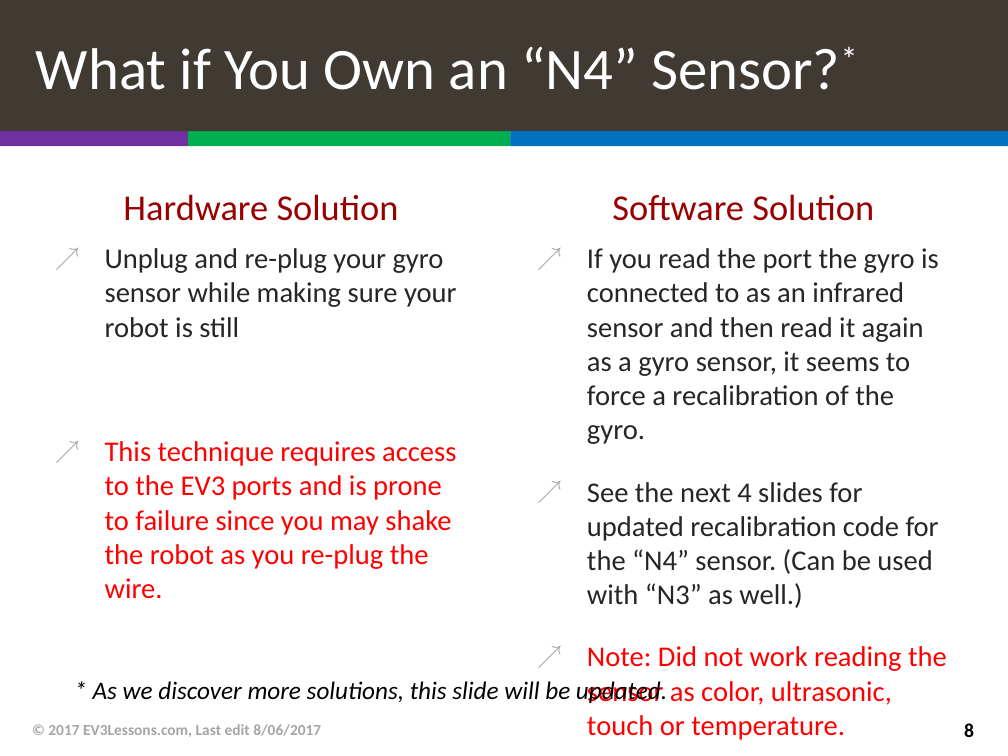
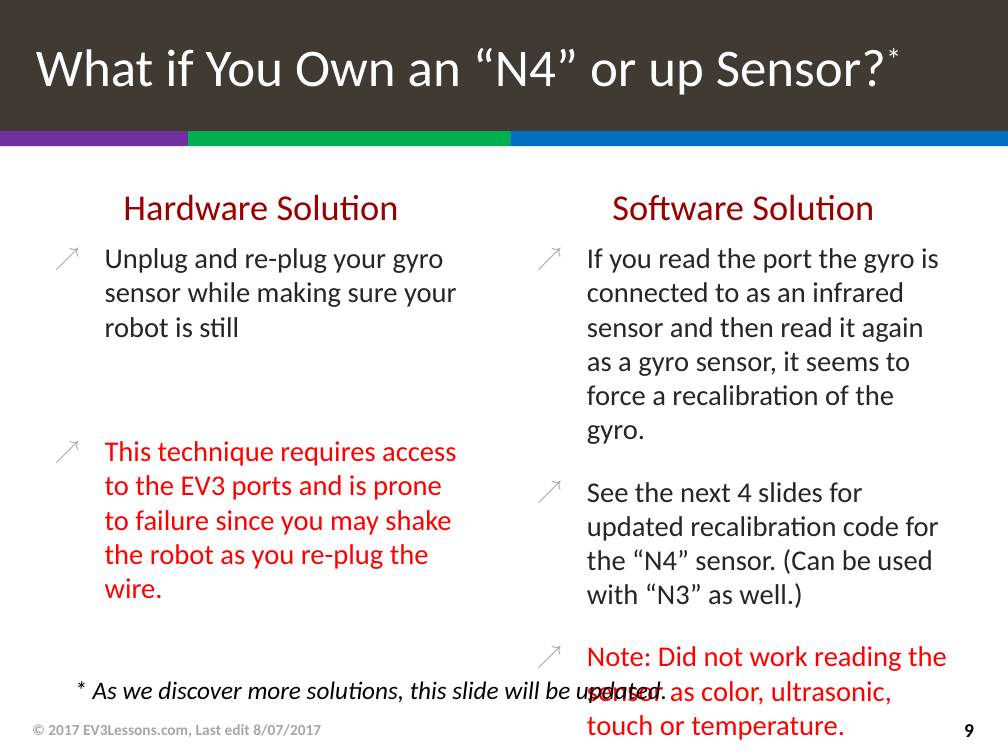
Before and after one commit to TheVinhLuong102/ev3lessons-classic, a slide deck: slide 9 of advanced/GyroRevisited.pptx (slide 8 before the commit). Drawn at 1008x756 pixels with LibreOffice and Linux fonts; fonts in the diff are those of the drawing. Boxes give left, top, right and bottom in pixels: in the first picture for what was removed or moved away, otherwise in the second. Text is boxed around its words. In the diff, an @@ line names an element or a change of style, - is before the commit and + after.

```diff
--- a/advanced/GyroRevisited.pptx
+++ b/advanced/GyroRevisited.pptx
@@ title at box(36, 48, 886, 95): text changed; size 42 to 37.8 pt @@
-What if You Own an “N4” Sensor?*
+What if You Own an “N4” or up Sensor?*
@@ text at box(48, 724, 321, 737): text changed @@
-© 2017 EV3Lessons.com, Last edit 8/06/2017
+© 2017 EV3Lessons.com, Last edit 8/07/2017
@@ page number at box(964, 724, 974, 737): text changed @@
-8
+9
```
Also in this commit, not shown: 12 other slides changed, 1 slide added, 46 other files.
